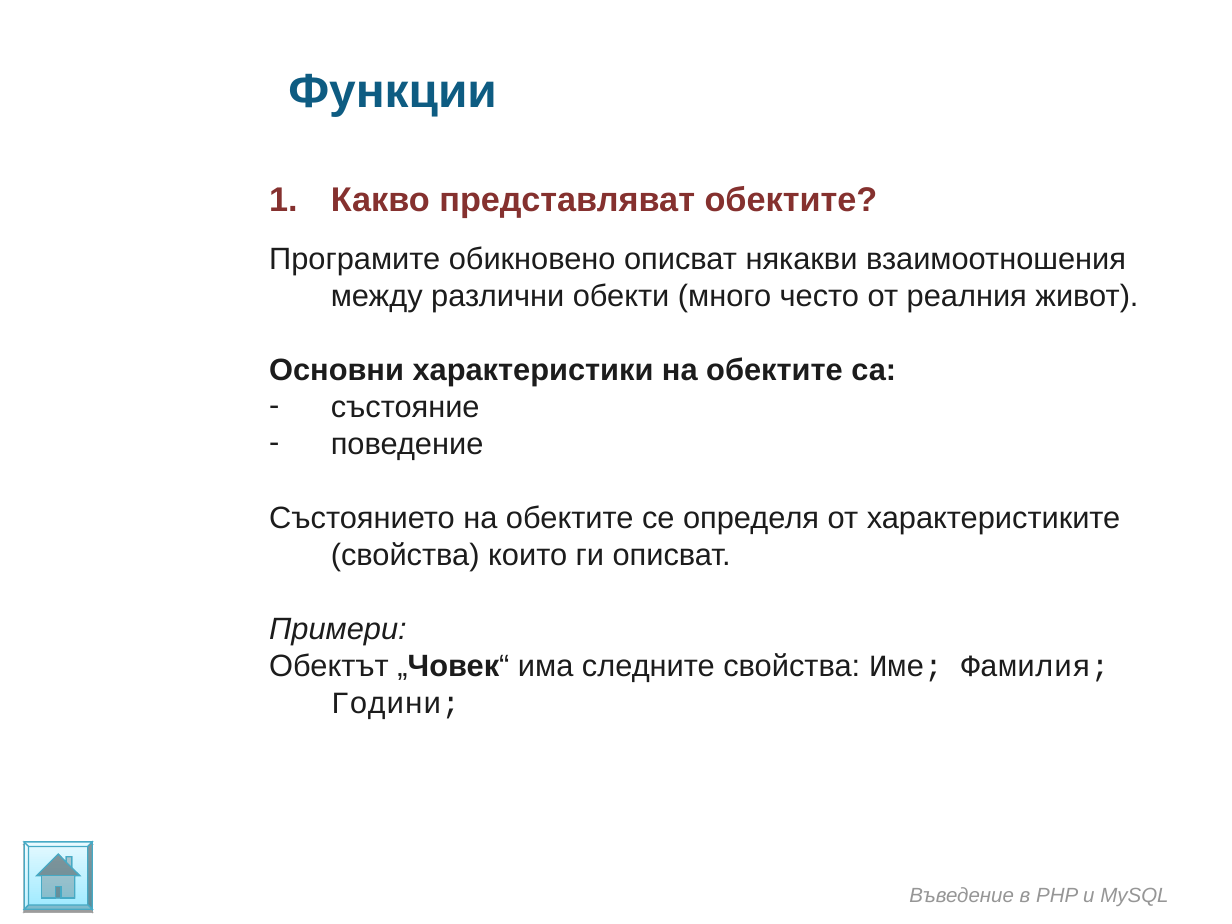
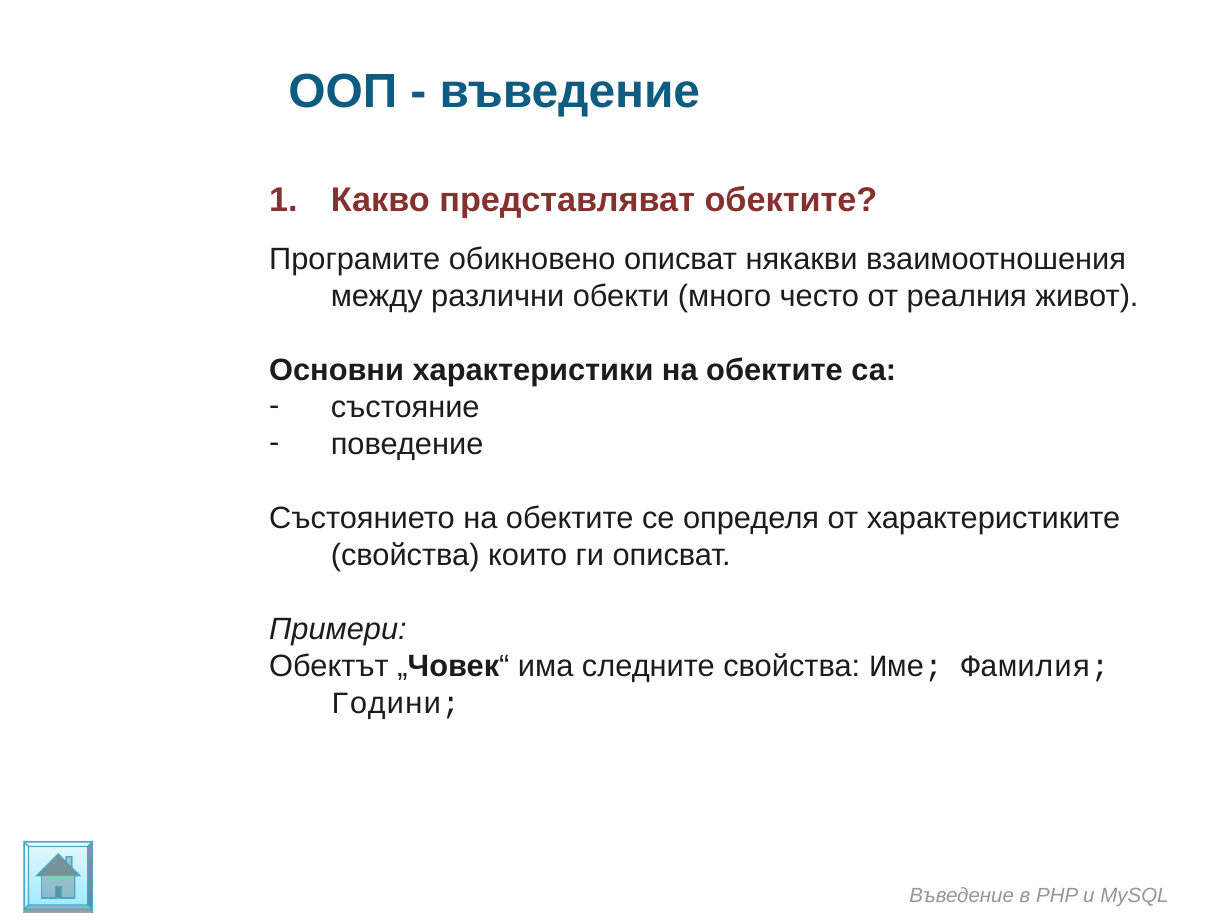
Before and after one commit to ivanstoynov/php-learning, a slide deck: slide 3 of Materials/PHP/Introduction in OOP.ppt. Drawn at 1232x924 pixels with LibreOffice and Linux fonts; fonts in the diff are those of the drawing; background and template pictures are left out. Boxes give left, top, right and bottom in pixels: in the first picture for what was removed or moved away, otherwise in the second. Text is boxed around its words. In the diff, an @@ line names an element or a change of style, - is before the commit and + after.

```diff
--- a/Materials/PHP/Introduction in OOP.ppt
+++ b/Materials/PHP/Introduction in OOP.ppt
@@ text at <box>288,73,700,116</box>: text changed @@
-Функции
+ООП - въведение
```
Also in this commit, not shown: 9 other slides changed, 7 slides added.
